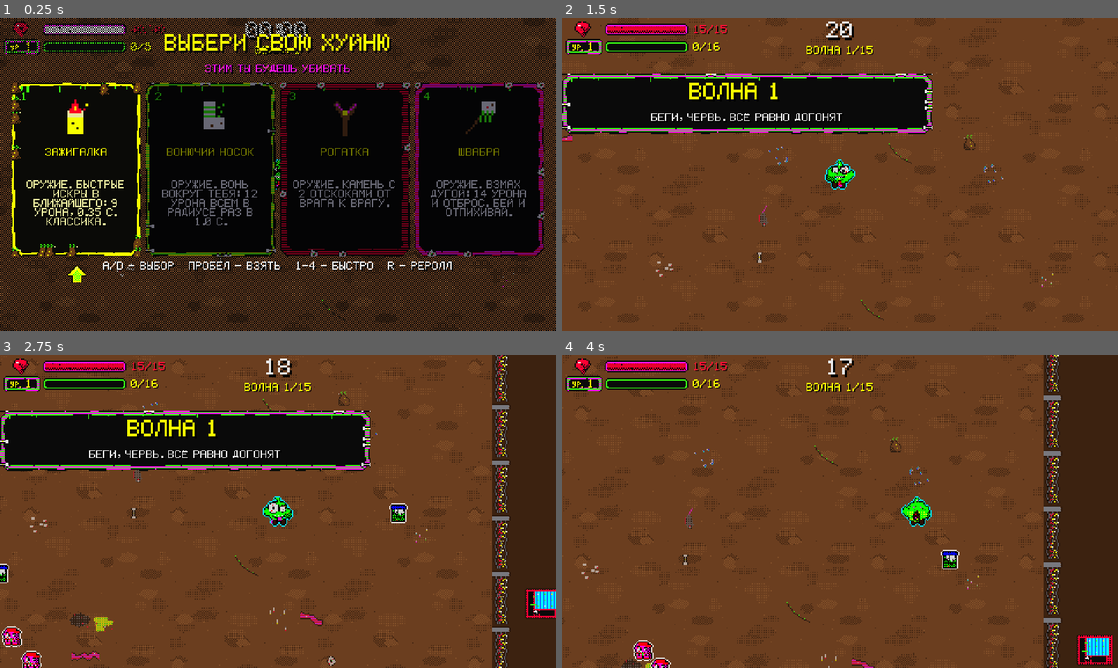
Above: before the commit, frames 1-4 (two rows, left to right).
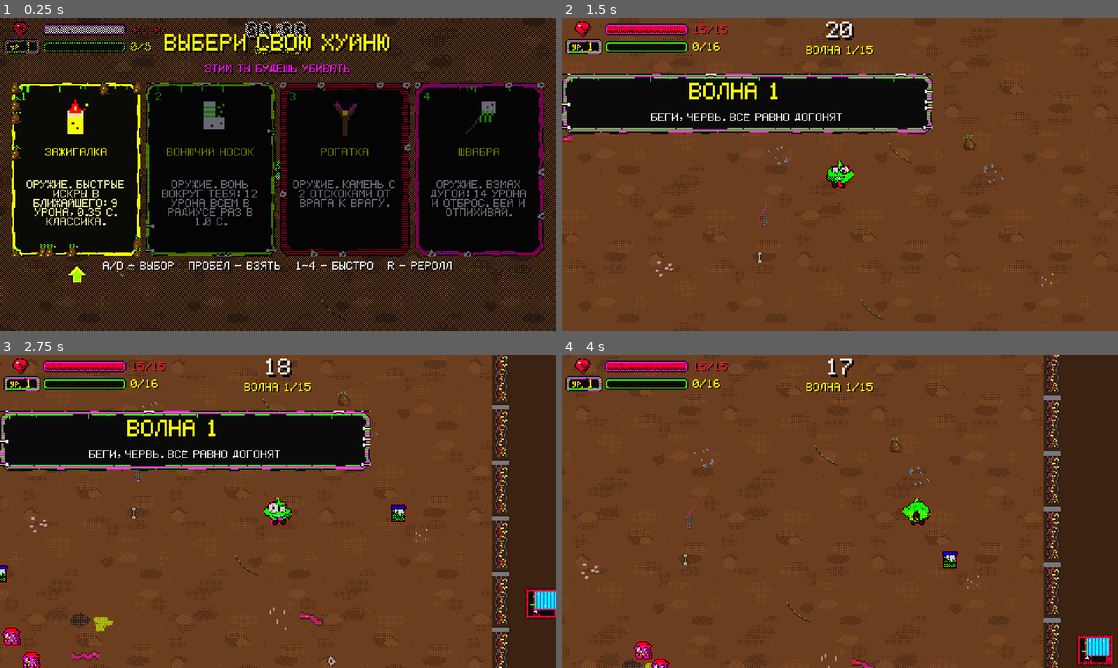
Above: after the commit, the same moments.

Repository: Gepackstuck/Stinky_Dumpster_Survivors
Game: Godot game, scene res://scenes/levels/main.tscn
The game is run twice, just before and just after one commit, with the same random seed, the same clock (stepped at 60 frames per second) and the same inputs.
Inputs (mouse positions are in pixels of both pictures, inside the frame that each line leads up to):
- Up to frame 1 (0.25 s): no input
- Up to frame 2 (1.5 s): click "1" at 0.5 s; tap Enter (ui_accept) at 1.25 s; move the mouse to (962, 158) at 1.27 s; hold D (move_right) from 1.28 s (still down); tap R at 1.35 s
- Up to frame 3 (2.75 s): tap Enter (ui_accept) at 1.52, 2.27 s; move the mouse to (166, 527) at 2.02 s; release D (move_right) at 2.03 s; hold S (move_down) from 2.03 s (still down); tap R at 2.1 s
- Up to frame 4 (4 s): move the mouse to (895, 442) at 2.77 s; release S (move_down) at 2.78 s; hold D (move_right) 2.78-3.53 s; tap R at 2.85, 3.6 s; move the mouse to (812, 574) at 3.52 s; hold W (move_up) from 3.53 s (still down); tap Enter (ui_accept) at 3.77 s

The runs differ from the first frame. In frame 1, less than 0.1% of the frame differs, in the area x 49-51%, y 45-55%; in frame 2, less than 0.1%; in frame 3, 0.2%, in the area x 0-74%, y 45-100%; in frame 4, 0.2%.

Commit message:
feat: обводка по ХП, полупрозрачная
Co-Authored-By: Claude Sonnet 5.5 <noreply@anthropic.com>
Claude-Session: https://claude.ai/code/session_01GvQcLtpmeq9xDjqGAM3qCT

Diff:
--- a/scripts/autoload/balance.gd
+++ b/scripts/autoload/balance.gd
@@ -124,6 +124,10 @@
 
 # --- XP / уровни ---
 const XP_LEVEL_FACTOR: float = 1.0      # XP до следующего уровня = FACTOR * (уровень + 3)^2 (как в Brotato, масштаб под наши дропы)
+const OUTLINE_ALPHA: float = 0.45                 # прозрачность обводки персонажей (тоньше на вид)
+const OUTLINE_LOW_HP_COLOR: Color = Color(1.0, 0.93, 0.0)   # мало ХП — моча
+const OUTLINE_FULL_HP_COLOR: Color = Color(1.0, 0.0, 0.2)   # полное ХП — красный
+const OUTLINE_HP_CURVE: float = 2.0
 const LEVEL_UP_CHOICES: int = 4
 # Статы при повышении уровня (Brotato): значения по тирам I-IV.
 const STAT_VALUES: Dictionary = {
--- a/scripts/components/hit_flash_component.gd
+++ b/scripts/components/hit_flash_component.gd
@@ -21,6 +21,13 @@
 	_material.set_shader_parameter(&"outline_color", color)
 
 
+## Обводка по доле здоровья: мало — моча, много — красный, полупрозрачная.
+func set_outline_by_health(fraction: float) -> void:
+	var c: Color = Balance.OUTLINE_LOW_HP_COLOR.lerp(Balance.OUTLINE_FULL_HP_COLOR, pow(clampf(fraction, 0.0, 1.0), Balance.OUTLINE_HP_CURVE))
+	c.a = Balance.OUTLINE_ALPHA
+	set_outline(c)
+
+
 func flash(color: Color) -> void:
 	if _tween != null and _tween.is_valid():
 		_tween.kill()
--- a/scripts/enemies/enemy_base.gd
+++ b/scripts/enemies/enemy_base.gd
@@ -32,6 +32,7 @@
 func _ready() -> void:
 	_hurtbox.hurt.connect(_on_hurt)
 	_health.died.connect(_on_died)
+	_health.health_changed.connect(func(current: float, maximum: float) -> void: _flash.set_outline_by_health(current / maxf(maximum, 1.0)))
 
 
 ## Инициализировать (или заново инициализировать при выдаче из пула).
--- a/scripts/player/player_controller.gd
+++ b/scripts/player/player_controller.gd
@@ -25,7 +25,6 @@
 	_camera.limit_top = -border
 	_camera.limit_right = int(Balance.ARENA_SIZE) + border
 	_camera.limit_bottom = int(Balance.ARENA_SIZE) + border
-	_flash.set_outline(Color(0.0, 0.94, 1.0, 0.9))  # игрок — циановая подсветка
 	_hurtbox.invulnerability_sec = Balance.PLAYER_HURT_COOLDOWN_SEC
 	_hurtbox.hurt.connect(_on_hurt)
 	_health.health_changed.connect(_on_health_changed)
@@ -133,6 +132,7 @@
 
 func _on_health_changed(current: float, maximum: float) -> void:
 	GameState.hp = current
+	_flash.set_outline_by_health(current / maxf(maximum, 1.0))
 	GameState.max_hp = maximum
 
 
